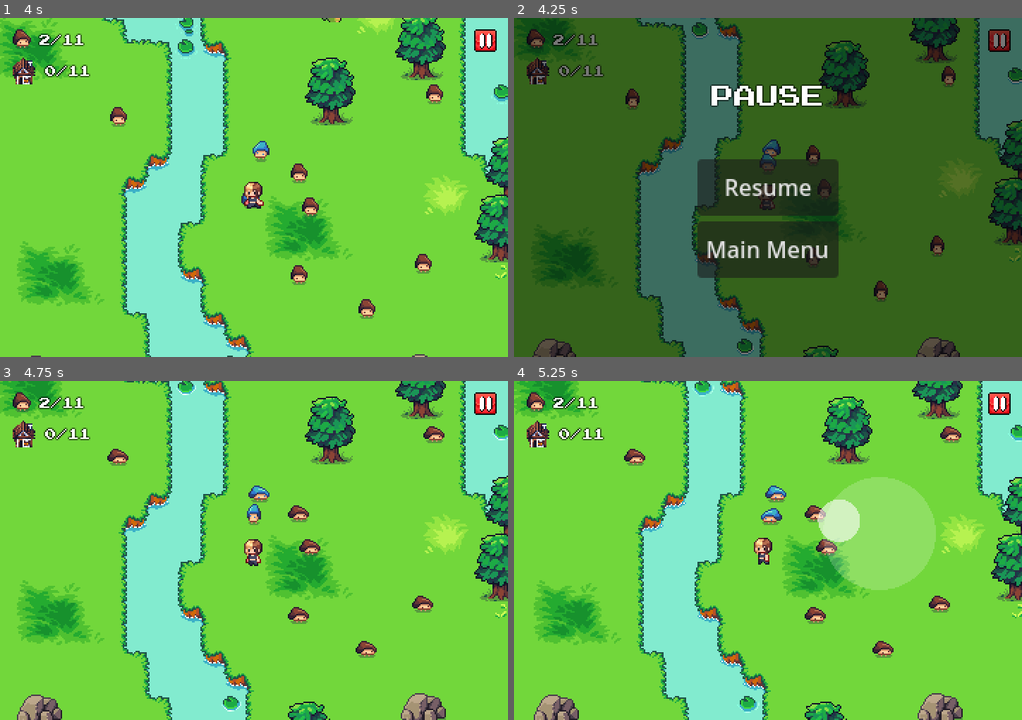
Above: before the commit, frames 1-4 (two rows, left to right).
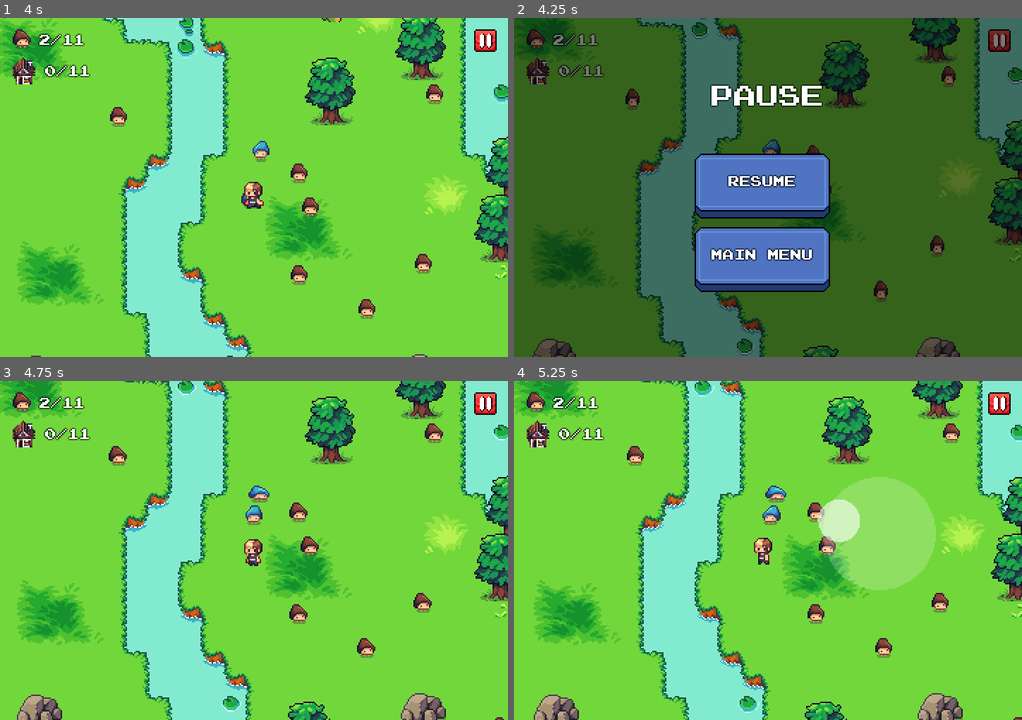
Above: after the commit, the same moments.

Repository: dmitrii-eremin/watch-your-step
Game: Godot game, scene res://scenes/world_scene.tscn
Same seed, same stepped clock (60 frames per second), same inputs: the game is played once before the commit and once after it. This scene is started directly instead of the project's main scene.
Inputs (mouse positions are in pixels of both pictures, inside the frame that each line leads up to):
- Up to frame 1 (4 s): tap Enter (ui_accept) at 0.5, 0.77, 3.77 s; move the mouse to (228, 255) at 0.52 s; hold Up (go_up) 0.53-1.25 s; click (228, 255) at 0.67 s; drag from (406, 238) to (320, 126) at 1.27 s; move the mouse to (101, 136) at 2.02 s; hold Left (go_left) 2.03-2.75 s; click (101, 136) at 2.17 s; drag from (279, 187) to (223, 275) at 2.77 s; move the mouse to (177, 102) at 3.52 s; hold Down (go_down) from 3.53 s (still down); click (177, 102) at 3.67 s
- Up to frame 2 (4.25 s): keep holding Down (go_down); tap Escape (ui_cancel) at 4.15 s
- Up to frame 3 (4.75 s): release Down (go_down) at 4.25 s; click (254, 550) at 4.25 s, where only the run before the commit has a clickable "Resume"
- Up to frame 4 (5.25 s): drag from (879, 533) to (630, 455) at 5.02 s

Frame 1 is identical in both runs. In frame 2, 11% of the frame differs, in the area x 35-64%, y 40-81%; in frame 3, 0.8%; in frame 4, 1.0%.

Commit message:
new buttons

Diff:
--- /dev/null
+++ b/scenes/ui/game_button.gd
@@ -0,0 +1,28 @@
+@tool
+extends Control
+
+signal pressed()
+
+@export var title: String = ""
+
+@onready var _btn: TextureButton = $TextureButton
+@onready var _label: Label = $TextureButton/MarginContainer/Label
+
+var _pressed: bool = false
+
+func _ready() -> void:
+	_label.text = title
+
+func _on_texture_button_pressed() -> void:
+	pressed.emit()
+
+func _input(event: InputEvent) -> void:
+	if event is InputEventMouseButton and event.pressed:
+		if _btn.get_global_rect().has_point(event.position):
+			_btn.toggle_mode = true
+			_btn.button_pressed = true
+			_pressed = true
+	elif event is InputEventMouseButton and not event.pressed and _pressed:
+		_btn.toggle_mode = false
+		_btn.button_pressed = false
+		_on_texture_button_pressed()
--- /dev/null
+++ b/scenes/ui/game_button.tscn
@@ -0,0 +1,51 @@
+[gd_scene load_steps=6 format=3 uid="uid://kddpdx5d4dba"]
+
+[ext_resource type="Script" uid="uid://bld60ljllw3b5" path="res://scenes/ui/game_button.gd" id="1_8xq4m"]
+[ext_resource type="Texture2D" uid="uid://d8i6v1u12bee" path="res://assets/sprites/icons/button.png" id="1_qkmkd"]
+[ext_resource type="LabelSettings" uid="uid://bhlktkb5elsox" path="res://ui/hud_labels.tres" id="2_ahnmp"]
+
+[sub_resource type="AtlasTexture" id="AtlasTexture_ahnmp"]
+atlas = ExtResource("1_qkmkd")
+region = Rect2(0, 0, 96, 48)
+
+[sub_resource type="AtlasTexture" id="AtlasTexture_8xq4m"]
+atlas = ExtResource("1_qkmkd")
+region = Rect2(0, 48, 96, 48)
+
+[node name="GameButton" type="Control"]
+layout_mode = 3
+anchors_preset = 15
+anchor_right = 1.0
+anchor_bottom = 1.0
+grow_horizontal = 2
+grow_vertical = 2
+script = ExtResource("1_8xq4m")
+
+[node name="TextureButton" type="TextureButton" parent="."]
+layout_mode = 0
+offset_right = 40.0
+offset_bottom = 40.0
+texture_normal = SubResource("AtlasTexture_ahnmp")
+texture_pressed = SubResource("AtlasTexture_8xq4m")
+
+[node name="MarginContainer" type="MarginContainer" parent="TextureButton"]
+layout_mode = 1
+anchors_preset = 15
+anchor_right = 1.0
+anchor_bottom = 1.0
+offset_bottom = -8.0
+grow_horizontal = 2
+grow_vertical = 2
+theme_override_constants/margin_left = 6
+theme_override_constants/margin_top = 6
+theme_override_constants/margin_right = 6
+theme_override_constants/margin_bottom = 6
+
+[node name="Label" type="Label" parent="TextureButton/MarginContainer"]
+layout_mode = 2
+mouse_filter = 1
+label_settings = ExtResource("2_ahnmp")
+horizontal_alignment = 1
+vertical_alignment = 1
+
+[connection signal="pressed" from="TextureButton" to="." method="_on_texture_button_pressed"]
--- a/scenes/ui/pause_menu.gd
+++ b/scenes/ui/pause_menu.gd
@@ -1,9 +1,6 @@
-extends Control
+extends CanvasLayer
 
 signal on_resume()
-
-@onready var _main_menu_button: Button = $MainMenuButton
-@onready var _resume_button: Button = $ResumeButton
 
 func pause() -> void:
 	get_tree().paused = true
@@ -11,13 +8,6 @@
 
 func _ready() -> void:
 	set_process_input(true)
-
-func _input(event: InputEvent) -> void:
-	if event is InputEventMouseButton and event.pressed:
-		if _main_menu_button.get_global_rect().has_point(event.position):
-			_on_main_menu_button_pressed()
-		elif _resume_button.get_global_rect().has_point(event.position):
-			_on_resume_button_pressed()
 
 func _on_main_menu_button_pressed() -> void:
 	get_tree().paused = false
--- a/scenes/ui/pause_menu.tscn
+++ b/scenes/ui/pause_menu.tscn
@@ -1,20 +1,14 @@
-[gd_scene load_steps=3 format=3 uid="uid://dxoliq3ja2k75"]
+[gd_scene load_steps=4 format=3 uid="uid://dxoliq3ja2k75"]
 
 [ext_resource type="LabelSettings" uid="uid://b417rllb10c4o" path="res://ui/hud_labels_big.tres" id="1_6tw0m"]
 [ext_resource type="Script" uid="uid://dfqo8rr446jeb" path="res://scenes/ui/pause_menu.gd" id="1_8uki6"]
+[ext_resource type="PackedScene" uid="uid://kddpdx5d4dba" path="res://scenes/ui/game_button.tscn" id="3_f6eus"]
 
-[node name="PauseMenu" type="Control"]
+[node name="PauseMenu" type="CanvasLayer"]
 process_mode = 2
-layout_mode = 3
-anchors_preset = 15
-anchor_right = 1.0
-anchor_bottom = 1.0
-grow_horizontal = 2
-grow_vertical = 2
 script = ExtResource("1_8uki6")
 
 [node name="ColorRect" type="ColorRect" parent="."]
-layout_mode = 1
 anchors_preset = 15
 anchor_right = 1.0
 anchor_bottom = 1.0
@@ -24,7 +18,6 @@
 color = Color(0, 0, 0, 0.5372549)
 
 [node name="Label" type="Label" parent="."]
-layout_mode = 1
 anchors_preset = 10
 anchor_right = 1.0
 offset_top = 48.0
@@ -35,34 +28,31 @@
 label_settings = ExtResource("1_6tw0m")
 horizontal_alignment = 1
 
-[node name="ResumeButton" type="Button" parent="."]
-custom_minimum_size = Vector2(100, 40)
-layout_mode = 1
-anchors_preset = 8
-anchor_left = 0.5
-anchor_top = 0.5
-anchor_right = 0.5
-anchor_bottom = 0.5
-offset_left = -50.0
-offset_top = -20.0
-offset_right = 50.0
-offset_bottom = 20.0
-grow_horizontal = 2
-grow_vertical = 2
-text = "Resume"
+[node name="ResumeGameButton" parent="." instance=ExtResource("3_f6eus")]
+z_index = 200
+anchors_preset = 0
+anchor_right = 0.0
+anchor_bottom = 0.0
+offset_left = 128.0
+offset_top = 96.0
+offset_right = 224.0
+offset_bottom = 144.0
+grow_horizontal = 1
+grow_vertical = 1
+title = "RESUME"
 
-[node name="MainMenuButton" type="Button" parent="."]
-custom_minimum_size = Vector2(100, 40)
-layout_mode = 1
-anchors_preset = 8
-anchor_left = 0.5
-anchor_top = 0.5
-anchor_right = 0.5
-anchor_bottom = 0.5
-offset_left = -50.0
-offset_top = 24.0
-offset_right = 50.0
-offset_bottom = 64.0
-grow_horizontal = 2
-grow_vertical = 2
-text = "Main Menu"
+[node name="MainMenuGameButton" parent="." instance=ExtResource("3_f6eus")]
+z_index = 200
+anchors_preset = 0
+anchor_right = 0.0
+anchor_bottom = 0.0
+offset_left = 128.0
+offset_top = 148.0
+offset_right = 224.0
+offset_bottom = 196.0
+grow_horizontal = 1
+grow_vertical = 1
+title = "MAIN MENU"
+
+[connection signal="pressed" from="ResumeGameButton" to="." method="_on_resume_button_pressed"]
+[connection signal="pressed" from="MainMenuGameButton" to="." method="_on_main_menu_button_pressed"]
--- a/scenes/ui/transition.gd
+++ b/scenes/ui/transition.gd
@@ -1,14 +1,11 @@
 extends CanvasLayer
 
 func change_scene(path: String):
-	# Käynnistä animaatio (esim. shaderin 'progress' -arvon nostaminen)
 	var tween = create_tween()
 	tween.tween_property($ColorRect.material, "shader_parameter/progress", 1.0, 0.5)
 	await tween.finished
 
-	# Vaihda skene
 	get_tree().change_scene_to_file(path)
 
-	# Animaatio takaisin päin
 	var tween_out = create_tween()
 	tween_out.tween_property($ColorRect.material, "shader_parameter/progress", 0.0, 0.5)
Binary file added: assets/sprites/icons/button.png
Not shown, added: assets/sprites/icons/button.png.import
Not shown, added: scenes/ui/game_button.gd.uid
